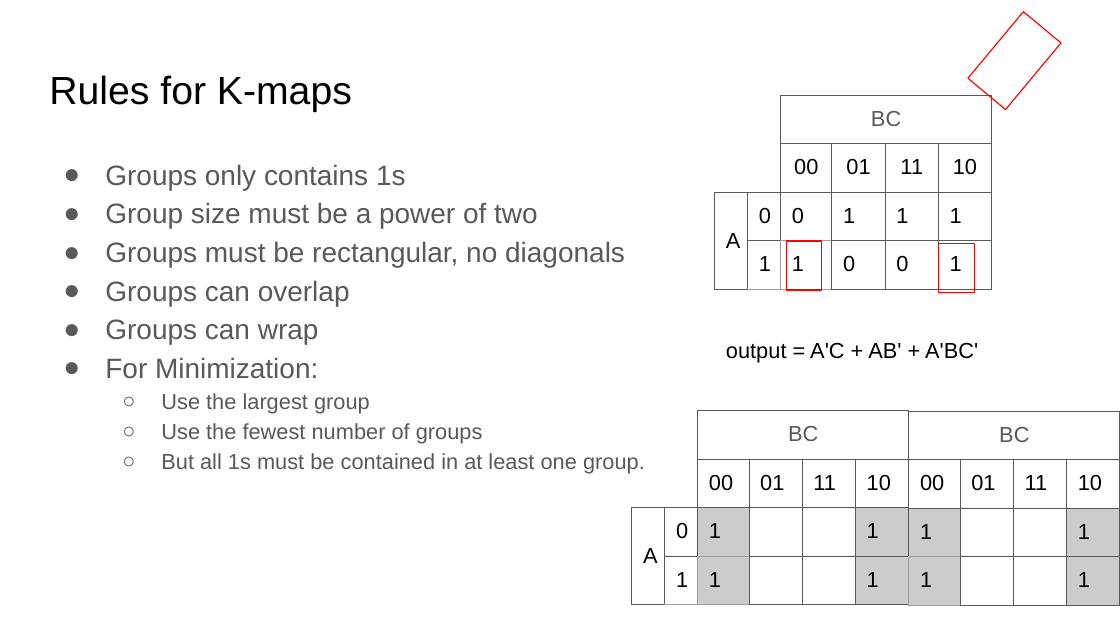
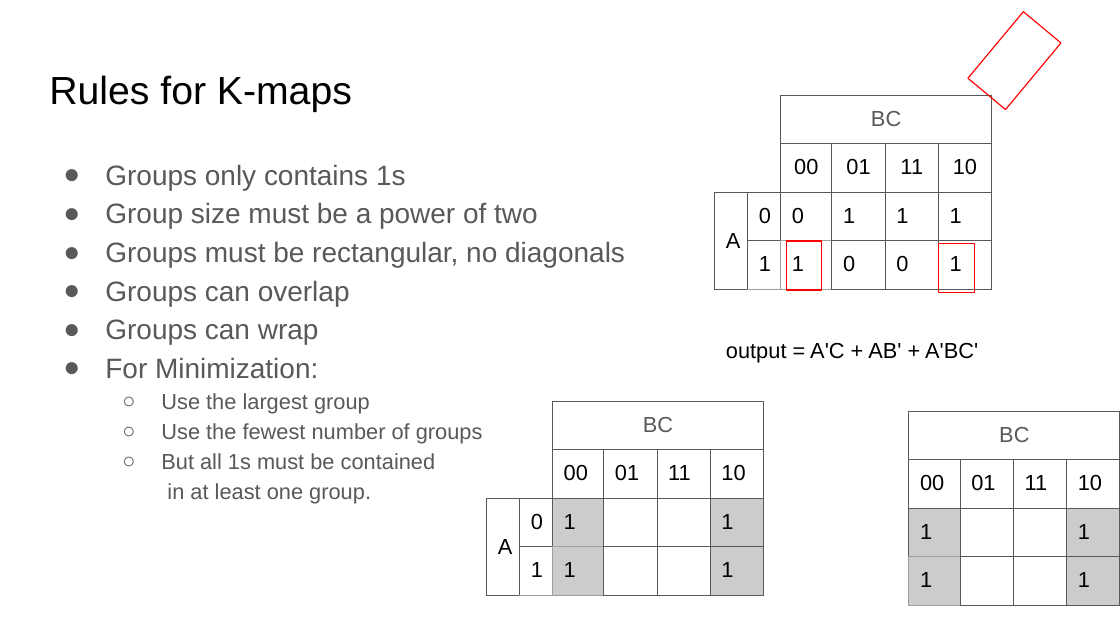
Before and after one commit to sgarcia0206/comp122-f23, a slide deck: slide 13 of digital-logic/slide_presentations/.hidden/Introduction_to_Digitial.pptx. Drawn at 1120x630 pixels with LibreOffice and Linux fonts; fonts in the diff are those of the drawing. Boxes give left, top, right and bottom in pixels: in the first picture for what was removed or moved away, otherwise in the second. Text is boxed around its words. In the diff, an @@ line names an element or a change of style, - is before the commit and + after.

```diff
--- a/digital-logic/slide_presentations/.hidden/Introduction_to_Digitial.pptx
+++ b/digital-logic/slide_presentations/.hidden/Introduction_to_Digitial.pptx
@@ text "Groups only contains 1s" rewrapped from bbox=[105, 164, 645, 474] to bbox=[105, 164, 625, 504] @@
@@ table: place and size @@
-table at bbox=[632, 411, 909, 605]
+table at bbox=[487, 401, 765, 595]
```
Also in this commit, not shown: 4 other slides changed, 2 other files.
